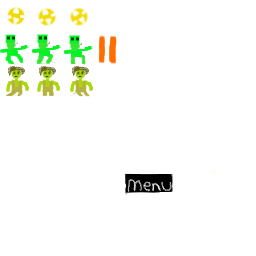
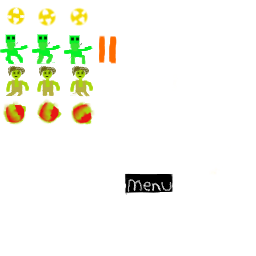
Before/after of a 256px x 256px layered artwork. What changed in the layer stack:
added layer "ball rotating 3" above "ball rotating 2" over 70, 101, 96, 125
added layer "ball rotating 2" above "Background" over 37, 98, 96, 125
painted on "Background" over 2, 100, 26, 126
